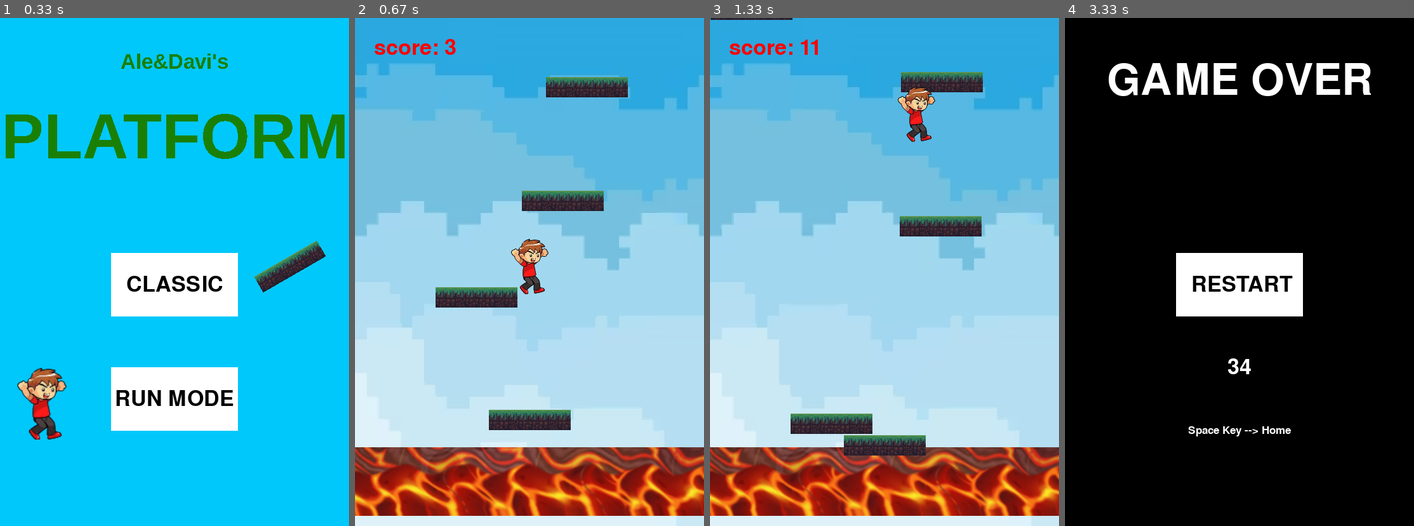
Above: before the commit, frames 1-4 (left to right).
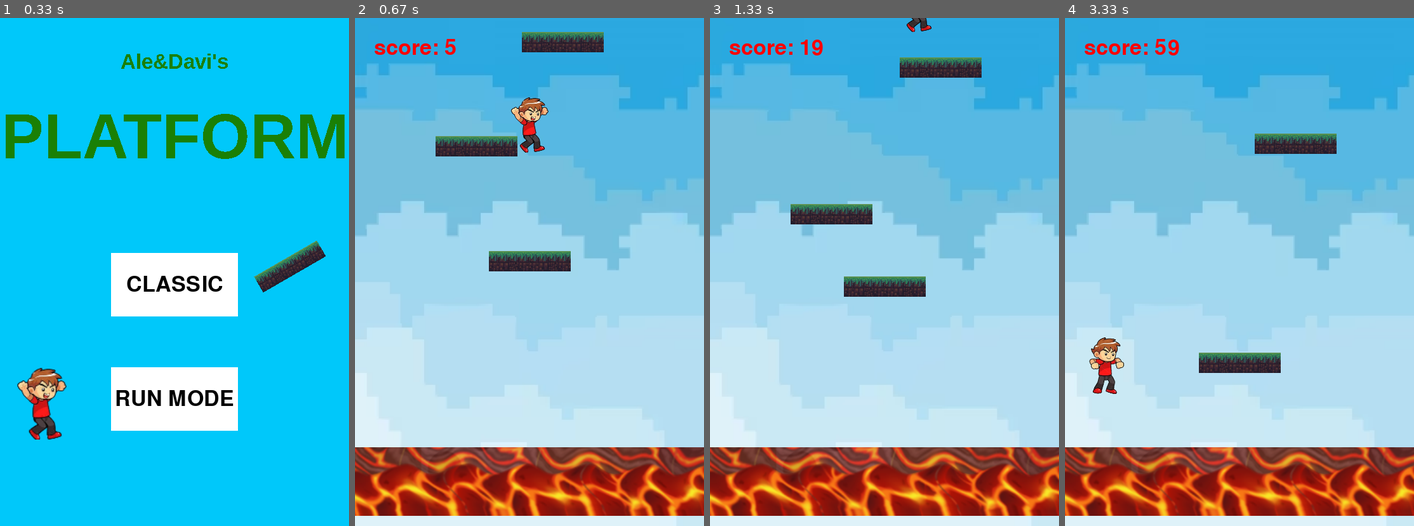
Above: after the commit, the same moments.

Repository: AleBrambilla/pygame-Brambilla-Mariani
Game: pygame game, started from main.py
Two runs of this game, one before a commit and one after it. Both use one fixed random seed, a clock stepped at 60 frames per second and the inputs below.
Inputs (mouse positions are in pixels of both pictures, inside the frame that each line leads up to):
- Up to frame 1 (0.33 s): no input
- Up to frame 2 (0.67 s): press the mouse at (529, 399) at 0.37 s; move the mouse to (567, 332) at 0.47 s; release the mouse at (609, 261) at 0.6 s
- Up to frame 3 (1.33 s): hold Right from 1.17 s (still down)
- Up to frame 4 (3.33 s): release Right at 1.63 s; hold Right 2.67-3.3 s

Frame 1 is identical in both runs. In frame 2, 7.6% of the frame differs, in the area x 23-79%, y 2-82%; in frame 3, 7.1%; in frame 4, 100%, in the area x 0-100%, y 0-100%.

Commit message:
parziale debug run mode e tasto restart

Diff:
--- a/main.py
+++ b/main.py
@@ -83,15 +83,17 @@
     lava_rect=lava.get_rect(center=(275, 730))
 
 def RunMode_init():
-    global punteggio, inizio
+    global punteggio, t_inizio, inizio
     lava_rect.centery = 730
 
-    prima=Classica(600)
+    t_inizio=pygame.time.get_ticks()
+
+    prima=Classica(350)
     prima.rect.centerx=275
     piattaforme.empty()
     piattaforme.add(prima)
 
-    player.sprite.rect.midbottom = (275,600)
+    player.sprite.rect.midbottom = (275,320)
     punteggio=Punteggio()
     inizio=True
 
@@ -144,7 +146,7 @@
             stato = 'run mode'
             RunMode_init()
 
-        print(stato)
+        #print(stato)
         if start_rect2.collidepoint(pygame.mouse.get_pos()) and event.type== KEYUP and event.key==K_KP_ENTER:
             stato = 'run mode'
             RunMode_init()
@@ -178,6 +180,7 @@
         punteggio.draw(screen)
 
         if player.sprite.rect.y>800:
+            stato_precedente='classico'
             stato = 'morte'
             inizio=True
 
@@ -189,8 +192,11 @@
         if event.type== KEYUP and event.key==K_SPACE:
             stato = 'home'
         if start_rect.collidepoint(pygame.mouse.get_pos()) and pygame.mouse.get_pressed()[0]:
-            stato = 'classico'
-            inizializza()
+            stato = stato_precedente
+            if stato=='classico':
+                inizializza()
+            else:
+                RunMode_init()
 
     elif stato == 'run mode':
 
@@ -198,7 +204,7 @@
         screen.blit(sfondo, (0,0))
         screen.blit(lava, lava_rect)
 
-        VEL_AVANZ=1+pygame.time.get_ticks()//15000/2
+        VEL_AVANZ=1+(pygame.time.get_ticks()-t_inizio)//15000
 
         if piattaforme.sprites()[-1].rect.y > 0:
             pos=piattaforme.sprites()[-1].rect.y + randint(-200, -150)
@@ -212,12 +218,15 @@
         for piattaforma in piattaforme:
             piattaforma.update()
             piattaforma.rect.y+=VEL_AVANZ
+            if type(piattaforma) == Mobile_y or type(piattaforma) == Cadente:
+                piattaforma.centro+=VEL_AVANZ
 
 
         punteggio.RunMode(VEL_AVANZ)
         punteggio.draw(screen)
 
         if lava_rect.colliderect(player.sprite.rect):
+            stato_precedente='run mode'
             stato = 'morte'
             inizio=True
 
--- a/punteggio.py
+++ b/punteggio.py
@@ -13,7 +13,7 @@
             self.ammontare+=1
 
     def RunMode(self, VEL_AVANZ):
-        self.ammontare+=VEL_AVANZ/5
+        self.ammontare+=VEL_AVANZ/3
 
     def draw(self, screen):
         self.text=self.font.render(f'score: {int(self.ammontare)}', True, (255,0,0))
